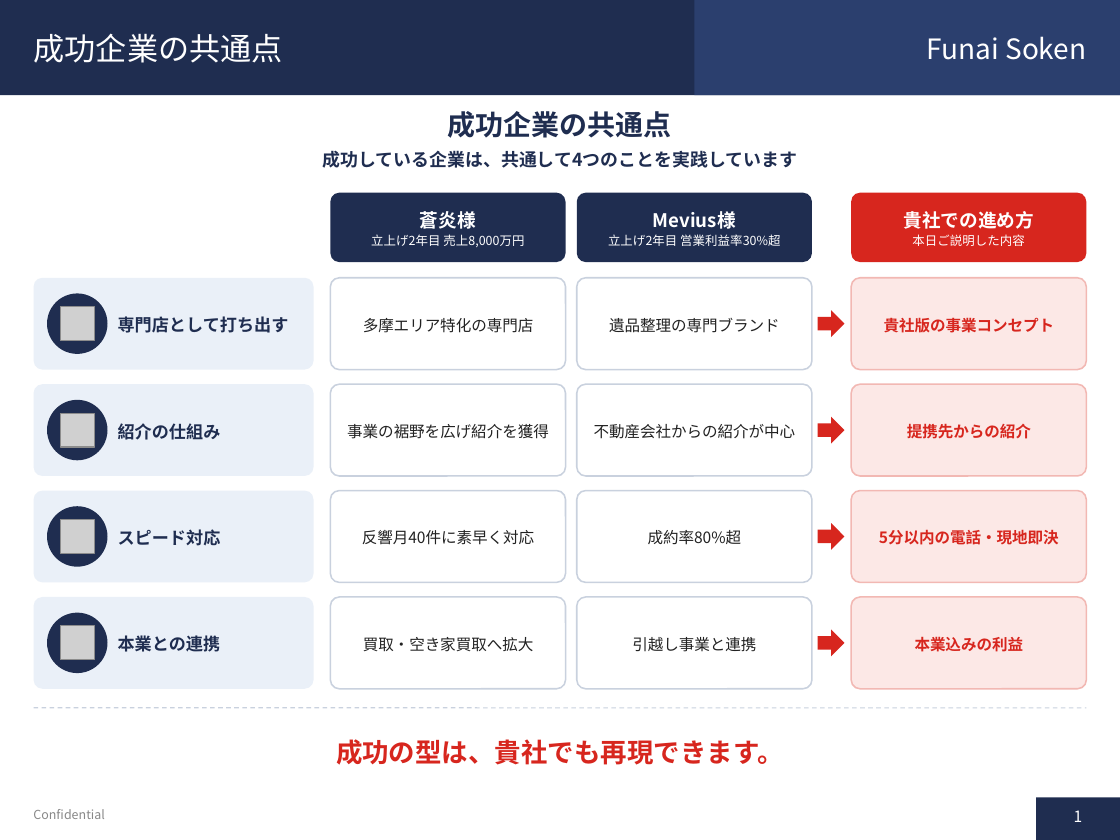
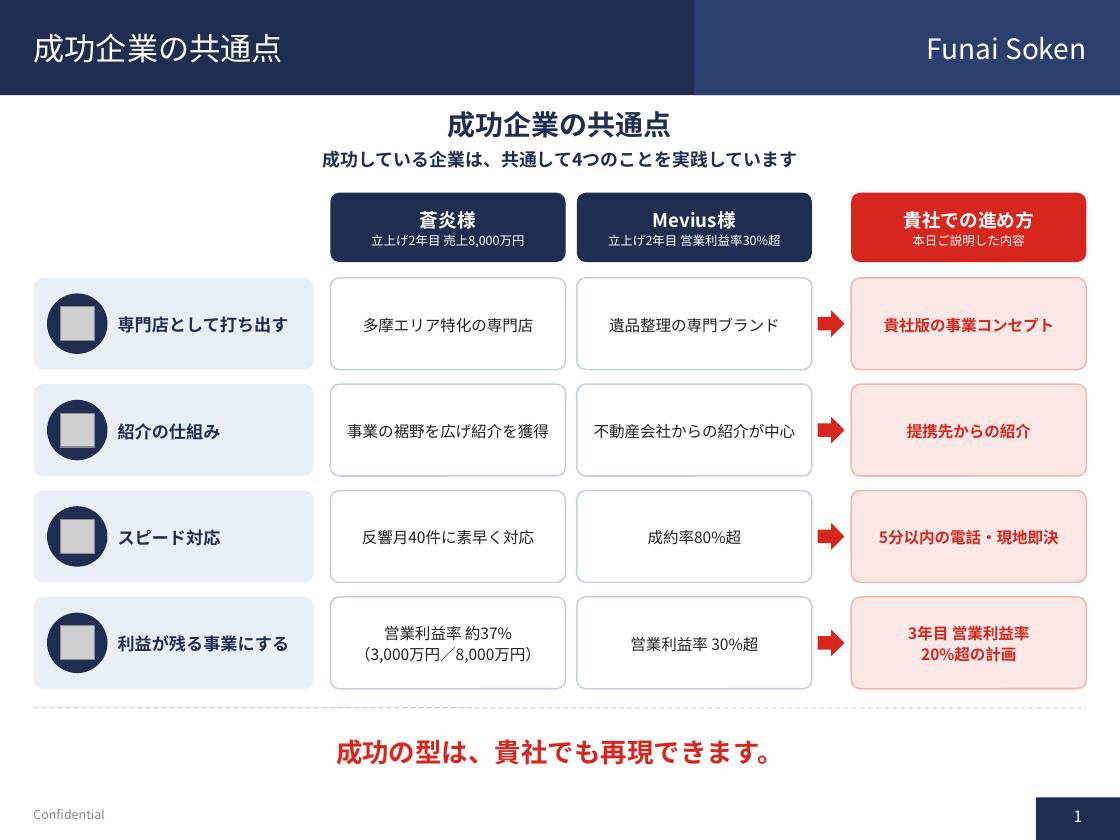
Before and after one commit to soshiro-iki-sys/-, a slide deck: slide 1 of proposals/成功企業の共通点.pptx. Drawn at 1120x840 pixels with LibreOffice and Linux fonts; fonts in the diff are those of the drawing; grey boxes stand for pictures. Boxes give left, top, right and bottom in pixels: in the first picture for what was removed or moved away, otherwise in the second. Text is boxed around its words. In the diff, an @@ line names an element or a change of style, - is before the commit and + after.

```diff
--- a/proposals/成功企業の共通点.pptx
+++ b/proposals/成功企業の共通点.pptx
@@ text at (x1=355, y1=626, x2=541, y2=663): text changed @@
-買取・空き家買取へ拡大
+営業利益率 約37%
+（3,000万円／8,000万円）
@@ text at (x1=908, y1=626, x2=1030, y2=662): text changed @@
-本業込みの利益
+3年目 営業利益率
+20%超の計画
@@ text at (x1=118, y1=635, x2=290, y2=652): text changed @@
-本業との連携
+利益が残る事業にする
@@ text at (x1=630, y1=637, x2=758, y2=652): text changed @@
-引越し事業と連携
+営業利益率 30%超
```
Also in this commit, not shown: 2 other files.
